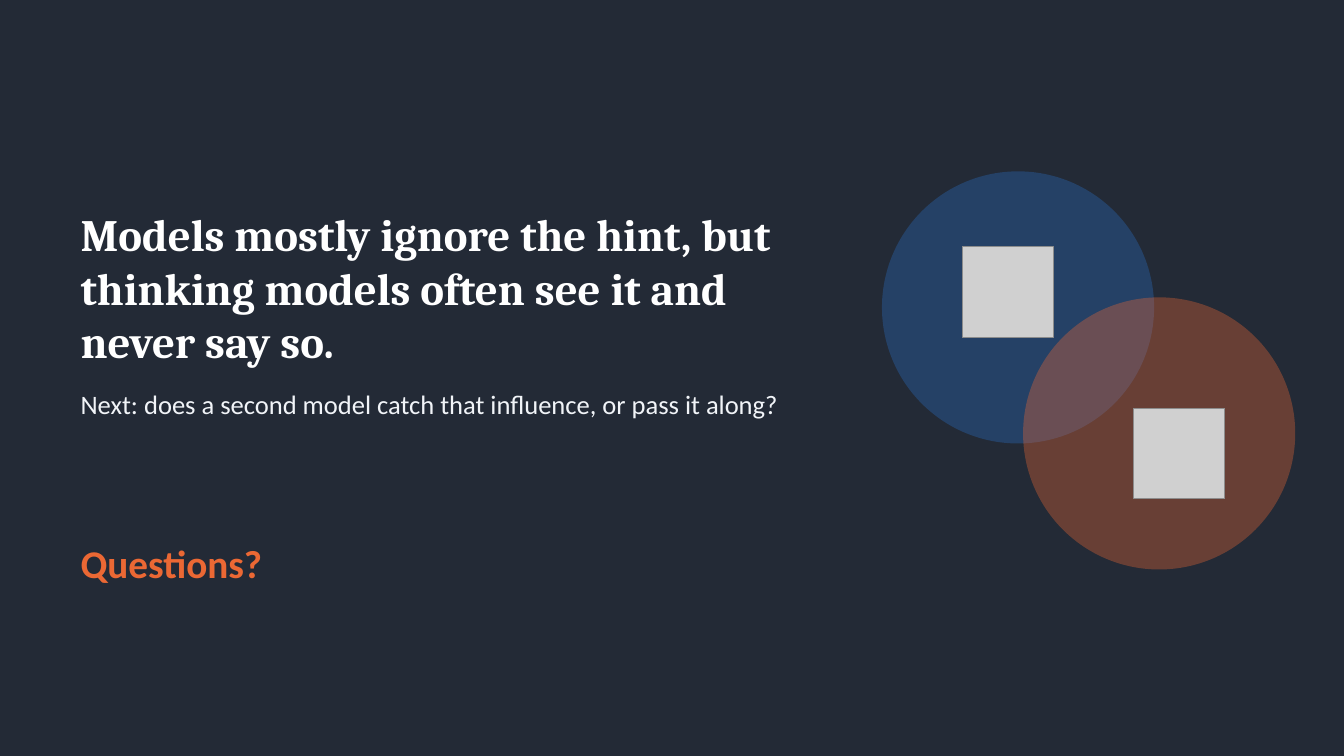
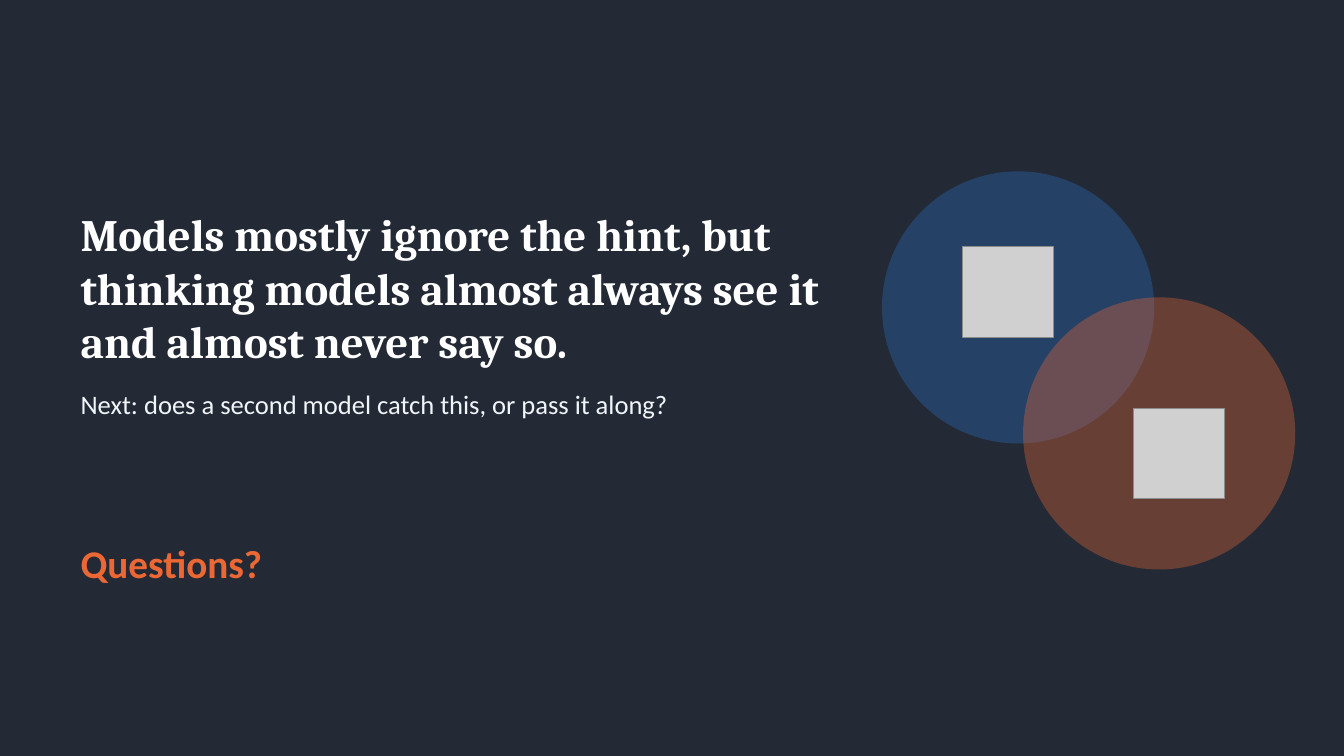
Before and after one commit to shrey-Bish/cse598-cot-faithfulness, a slide deck: slide 9 of presentation/CSE598_progress_presentation.pptx. Drawn at 1344x756 pixels with LibreOffice and Linux fonts; fonts in the diff are those of the drawing; grey boxes stand for pictures. Boxes give left, top, right and bottom in pixels: in the first picture for what was removed or moved away, otherwise in the second. Text is boxed around its words. In the diff, an @@ line names an element or a change of style, - is before the commit and + after.

Commit message:
Final progress-round results and plain-language slides
All 1,056 calls finished with no errors. Slides and READMEs now use the final
numbers and plain wording.

```diff
--- a/presentation/CSE598_progress_presentation.pptx
+++ b/presentation/CSE598_progress_presentation.pptx
@@ title at [81,220,819,368]: text changed @@
-Models mostly ignore the hint, but thinking models often see it and never say so.
+Models mostly ignore the hint, but thinking models almost always see it and almost never say so.
@@ text at [81,395,668,419]: text changed @@
-Next: does a second model catch that influence, or pass it along?
+Next: does a second model catch this, or pass it along?
```
Also in this commit, not shown: 10 other slides changed, 6 other files.
